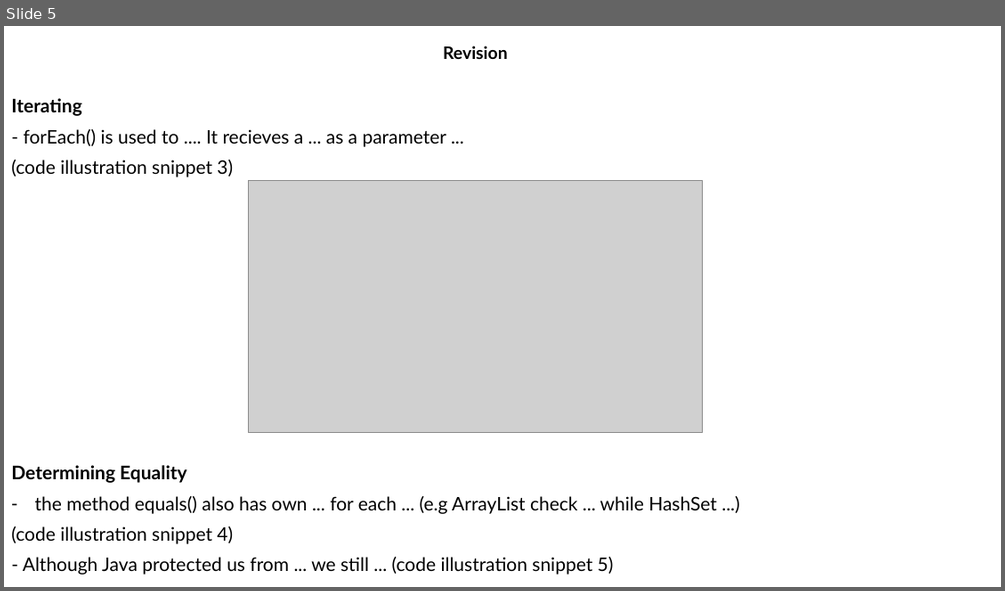
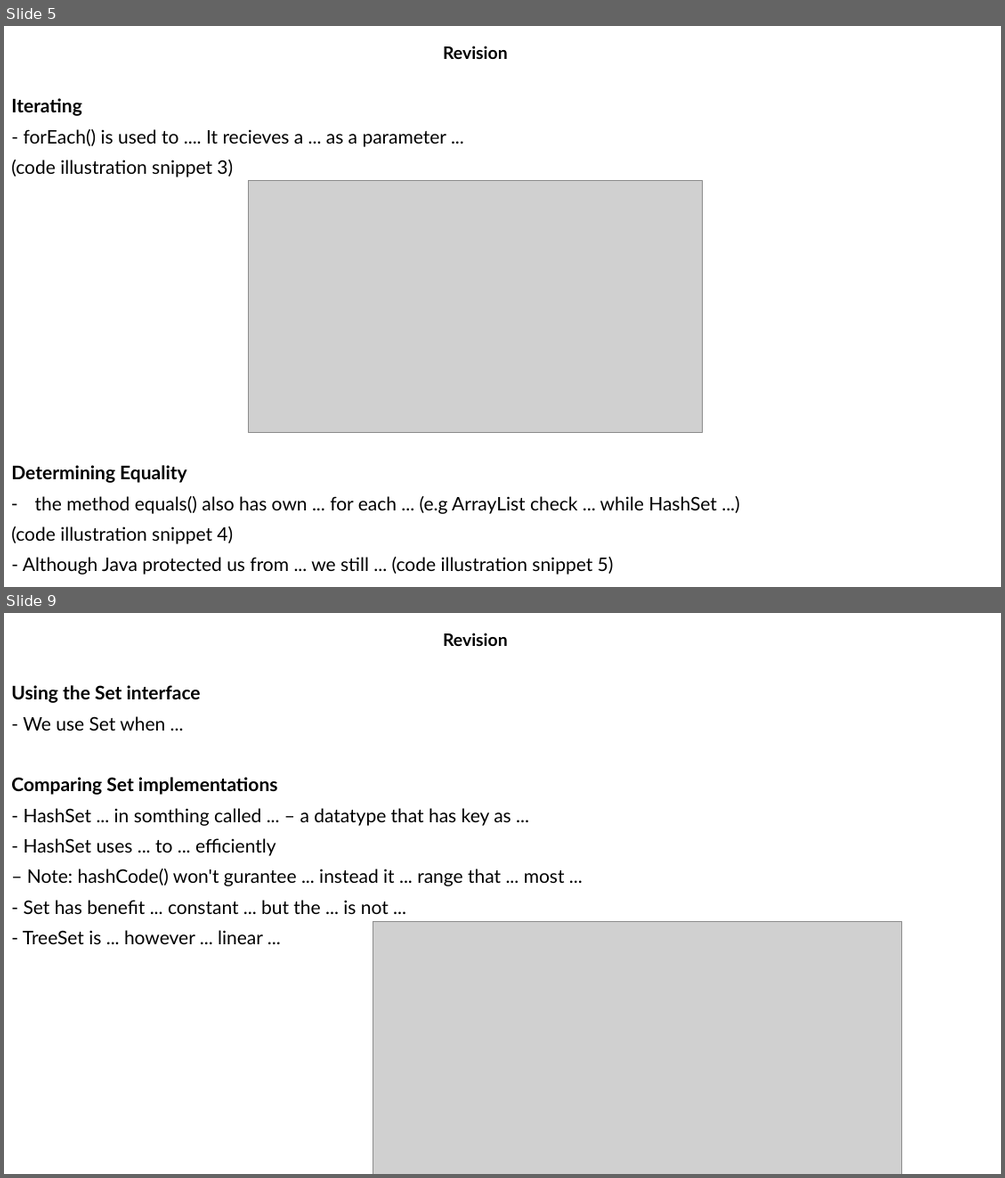
Before and after one commit to MaiDinhVinh/CS-Java, a slide deck: OCP17/Chapter 9 - Collections and Generics.pptx. Shown one above the other, each under a label of ours: slide 5 before the commit, slides 5 and 9 after it; the slides between them are not shown. The pictures are 1005x591 and 1005x1178 pixels, drawn with LibreOffice and Linux fonts; fonts in the diff are those of the drawing; grey boxes stand for pictures. Boxes give left, top, right and bottom in pixels: in the first picture for what was removed or moved away, otherwise in the second. Text is boxed around its words. In the diff, an @@ line names an element or a change of style, - is before the commit and + after.

```diff
--- a/OCP17/Chapter 9 - Collections and Generics.pptx
+++ b/OCP17/Chapter 9 - Collections and Generics.pptx
@@ slide 9 added at [4, 613, 1001, 1174], background #FFFFFF @@
@@ subtitle added at [443, 633, 508, 646], 16.6 pt, text #000000, bold @@
+Revision
@@ text added at [11, 685, 565, 944], 18 pt, text #000000 @@
+Using the Set interface
+- We use Set when ...
+Comparing Set implementations
+- HashSet ... in somthing called ... – a datatype that has key as ...
+- HashSet uses ... to ... efficiently
+– Note: hashCode() won't gurantee ... instead it ... range that ... most ...
+- Set has benefit ... constant ... but the ... is not ...
+- TreeSet is ... however ... linear ...
@@ picture added at [373, 921, 901, 1174] @@
```
Also in this commit, not shown: 1 slide changed, 16 other slides added.
